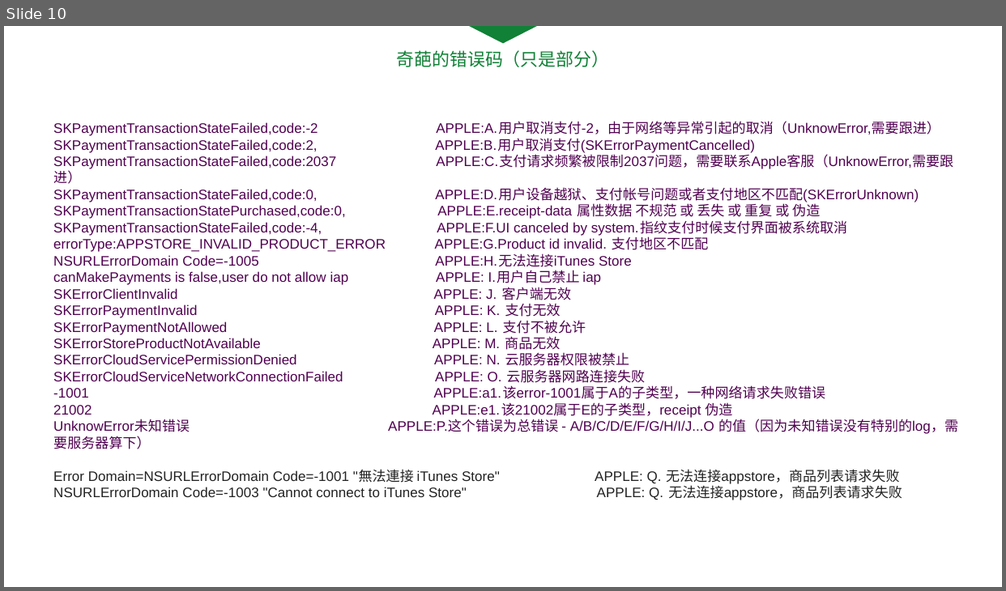
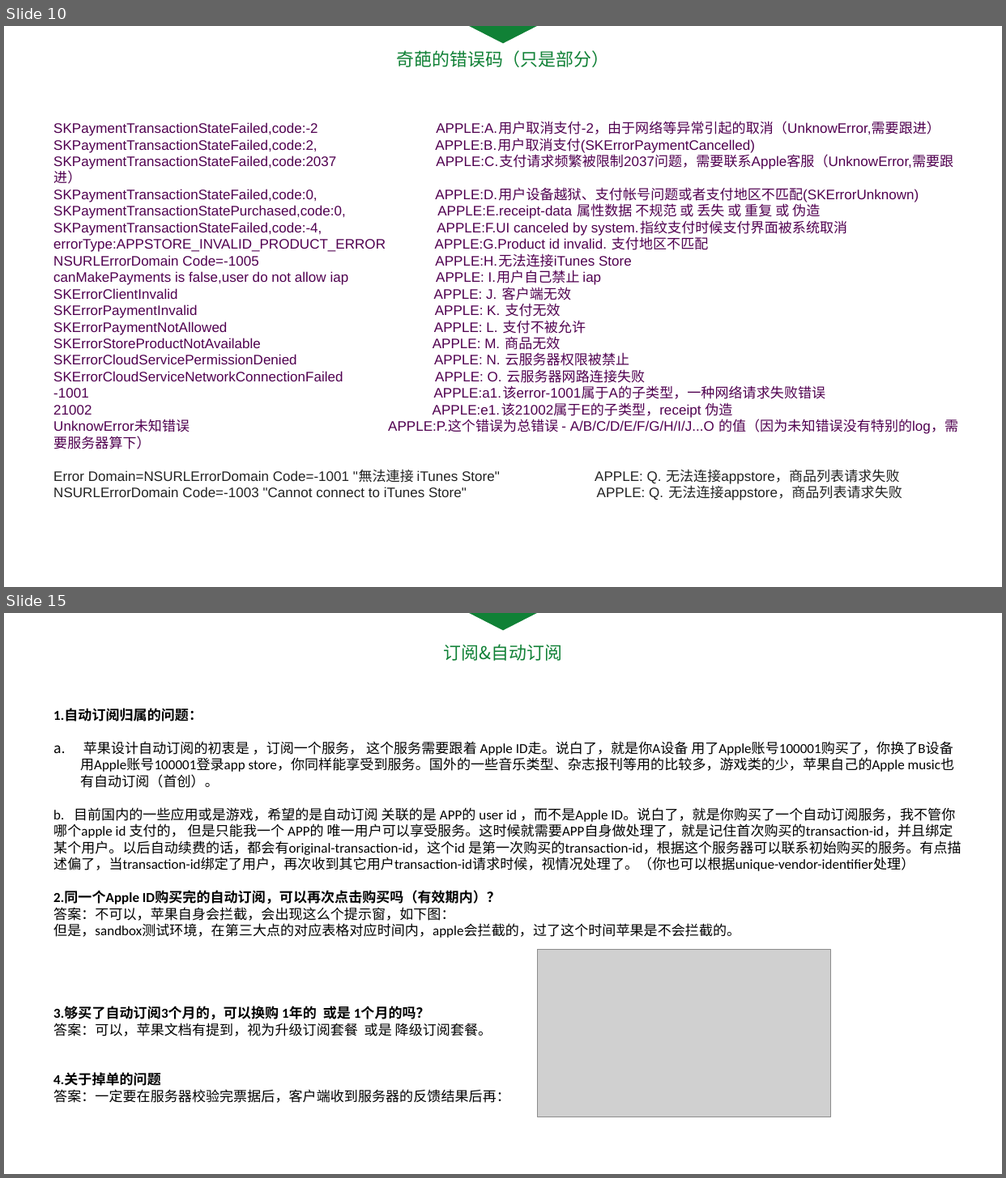
Before and after one commit to qiyer/ApplePayDemo, a slide deck: Pay_PPT/Apple_Pay.pptx. Shown one above the other, each under a label of ours: slide 10 before the commit, slides 10 and 15 after it; the slides between them are not shown. The pictures are 1006x591 and 1006x1178 pixels, drawn with LibreOffice and Linux fonts; fonts in the diff are those of the drawing; grey boxes stand for pictures. Boxes give left, top, right and bottom in pixels: in the first picture for what was removed or moved away, otherwise in the second. Text is boxed around its words. In the diff, an @@ line names an element or a change of style, - is before the commit and + after.

Commit message:
update 订阅
update 订阅

```diff
--- a/Pay_PPT/Apple_Pay.pptx
+++ b/Pay_PPT/Apple_Pay.pptx
@@ slide 15 added at bbox=[4, 613, 1002, 1174], background #FFFFFF @@
@@ triangle added at bbox=[467, 613, 539, 630], fill #108136 @@
@@ text added at bbox=[444, 644, 562, 661], 18 pt, text #108136 @@
+订阅&自动订阅
@@ text added at bbox=[53, 709, 961, 1103], 14 pt, text #000000 @@
+1.自动订阅归属的问题：
+a. 苹果设计自动订阅的初衷是 ，订阅一个服务， 这个服务需要跟着 Apple ID走。说白了，就是你A设备 用了Apple账号100001购买了，你换了B设备 用Apple账号100001登录app store，你同样能享受到服务。国外的一些音乐类型、杂志报刊等用的比较多，游戏类的少，苹果自己的Apple music也有自动订阅（首创）。
+b. 目前国内的一些应用或是游戏，希望的是自动订阅 关联的是 APP的 user id ，而不是Apple ID。说白了，就是你购买了一个自动订阅服务，我不管你哪个apple id 支付的， 但是只能我一个 APP的 唯一用户可以享受服务。这时候就需要APP自身做处理了，就是记住首次购买的transaction-id，并且绑定某个用户。以后自动续费的话，都会有original-transaction-id，这个id 是第一次购买的transaction-id，根据这个服务器可以联系初始购买的服务。有点描述偏了，当transaction-id绑定了用户，再次收到其它用户transaction-id请求时候，视情况处理了。（你也可以根据unique-vendor-identifier处理）
+2.同一个Apple ID购买完的自动订阅，可以再次点击购买吗（有效期内）？
+答案：不可以，苹果自身会拦截，会出现这么个提示窗，如下图：
+但是，sandbox测试环境，在第三大点的对应表格对应时间内，apple会拦截的，过了这个时间苹果是不会拦截的。
+3.够买了自动订阅3个月的，可以换购 1年的 或是 1个月的吗？
+答案：可以，苹果文档有提到，视为升级订阅套餐 或是 降级订阅套餐。
+4.关于掉单的问题
+答案：一定要在服务器校验完票据后，客户端收到服务器的反馈结果后再：
@@ picture added at bbox=[538, 949, 831, 1117] @@
```
Also in this commit, not shown: 4 slides changed, 4 other slides added, 2 other files.
